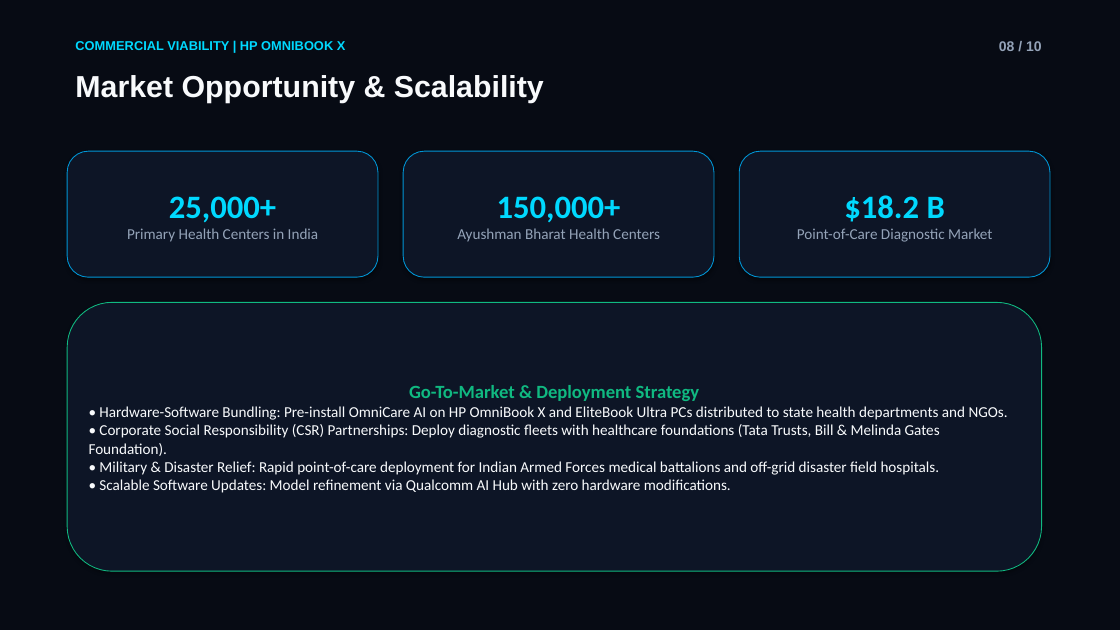
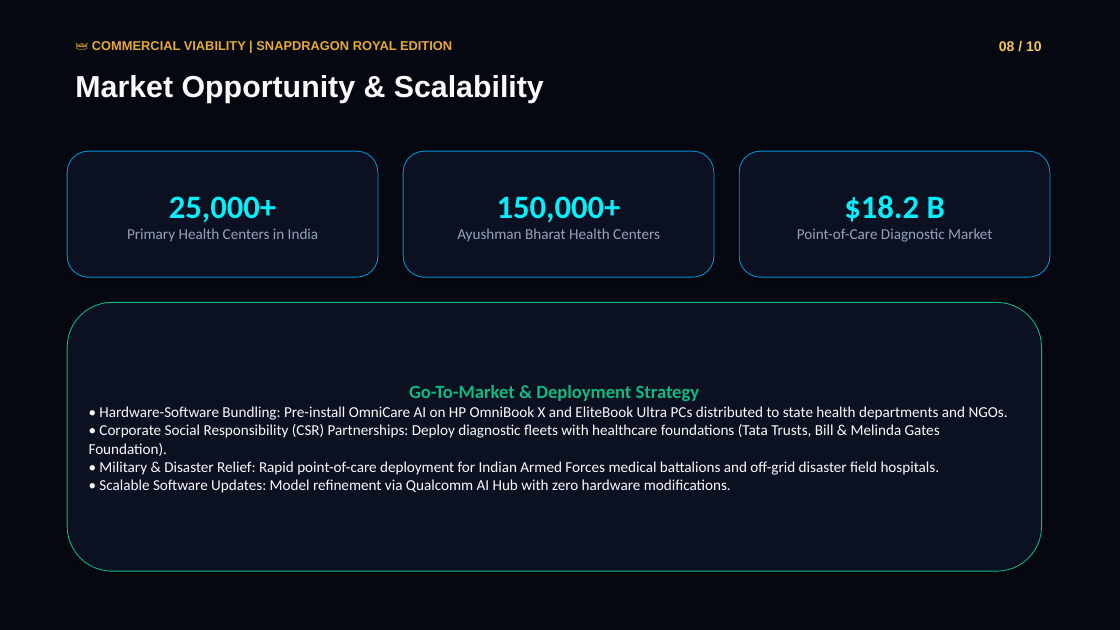
Before and after one commit to Advik123987/omnicare-snapdragon-ai, a slide deck: slide 8 of submission_files/OmniCare_AI_Snapdragon_Pitch_Presentation.pptx. Drawn at 1120x630 pixels with LibreOffice and Linux fonts; fonts in the diff are those of the drawing. Boxes give left, top, right and bottom in pixels: in the first picture for what was removed or moved away, otherwise in the second. Text is boxed around its words. In the diff, an @@ line names an element or a change of style, - is before the commit and + after.

```diff
--- a/submission_files/OmniCare_AI_Snapdragon_Pitch_Presentation.pptx
+++ b/submission_files/OmniCare_AI_Snapdragon_Pitch_Presentation.pptx
@@ rectangle at box(0, 0, 1120, 630): fill #070B14 to #050811; outline #070B14 0.75 pt to #050811 0.75 pt @@
@@ text at box(92, 41, 452, 50): text changed; text colour #00D9FF to #E5A93C @@
-COMMERCIAL VIABILITY | HP OMNIBOOK X
+👑 COMMERCIAL VIABILITY | SNAPDRAGON ROYAL EDITION
@@ text "08 / 10" at box(999, 41, 1042, 51): text colour #94A3B8 to #F5C563 @@
@@ fill #0D1526 to #0B1120 in 3 elements at box(67, 151, 378, 277), box(403, 151, 714, 277), box(739, 151, 1050, 277) @@
@@ text in rounded rectangle at box(169, 196, 276, 222): text colour #00D9FF to #00F0FF in "25,000+" @@
@@ text in rounded rectangle at box(497, 196, 621, 222): text colour #00D9FF to #00F0FF in "150,000+" @@
@@ text in rounded rectangle at box(844, 195, 945, 222): text colour #00D9FF to #00F0FF in "$18.2 B" @@
```
Also in this commit, not shown: 9 other slides changed, 16 other files.
